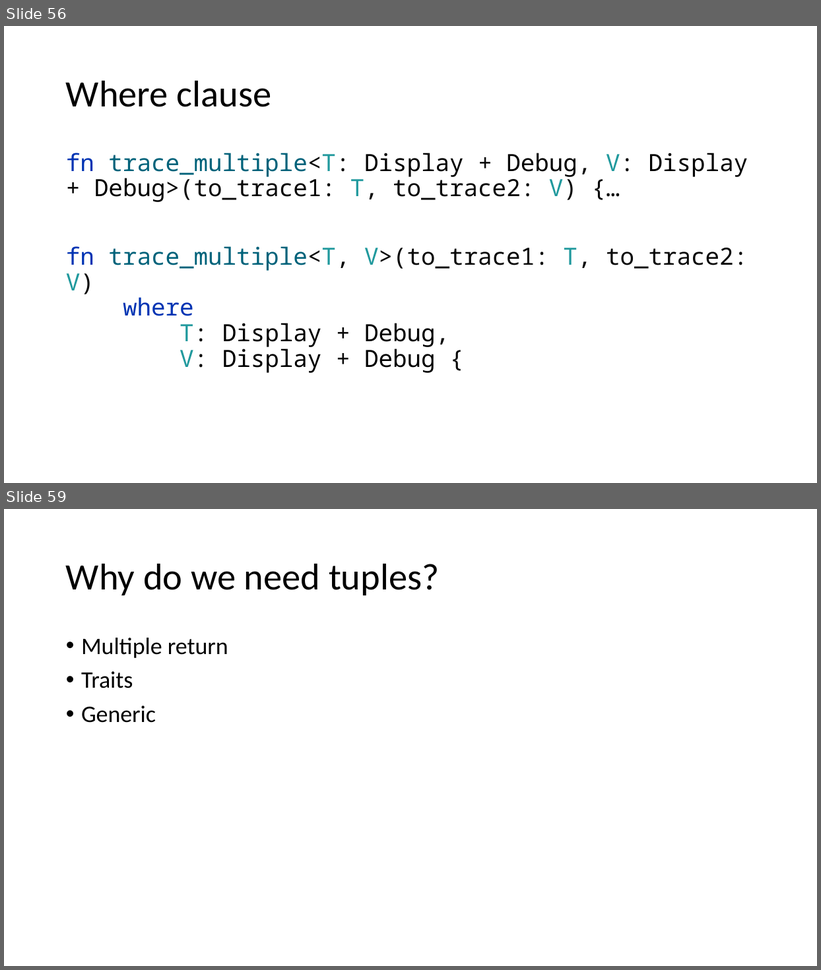
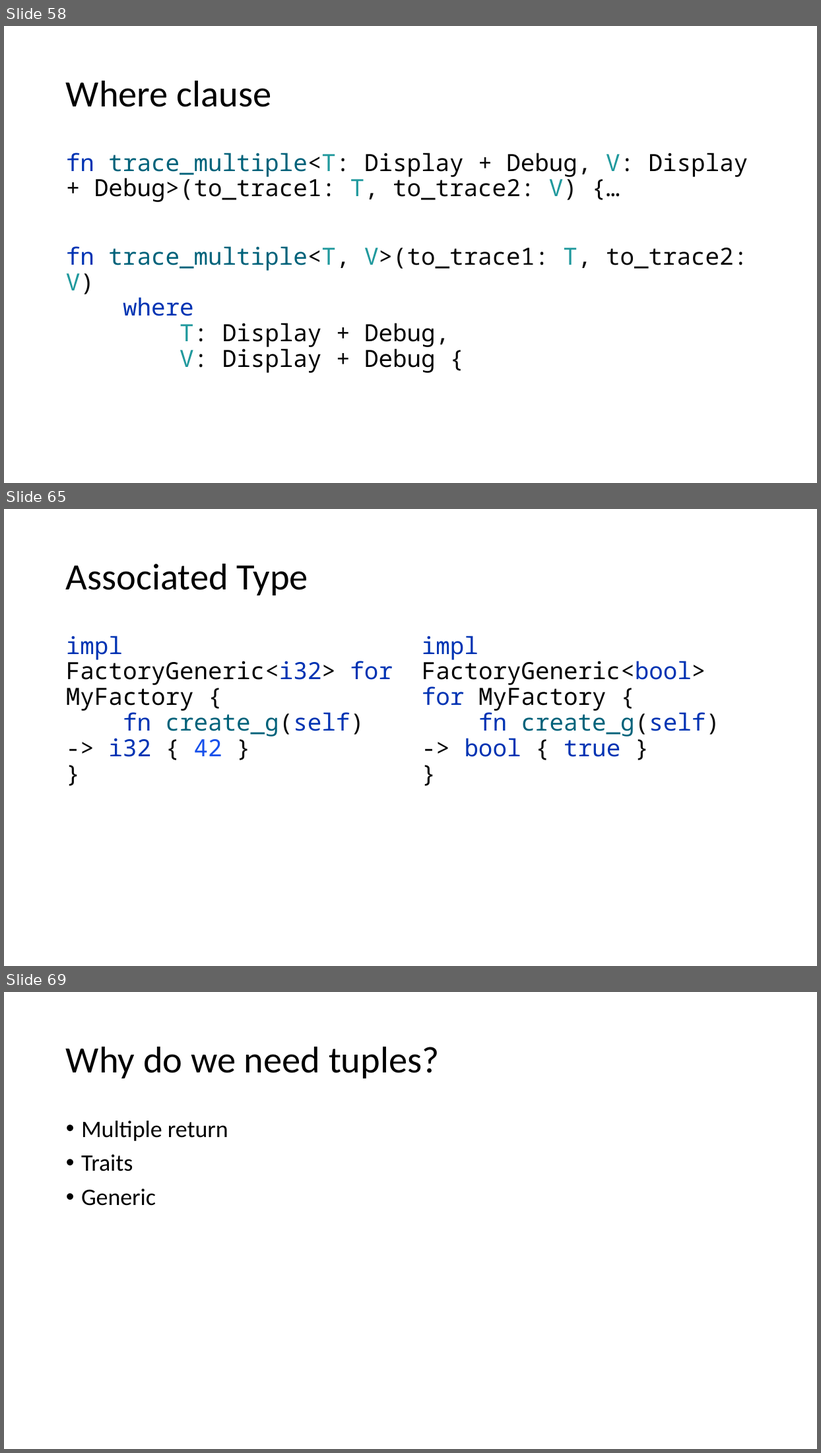
Before and after one commit to kugushev/course-rust-basics, a slide deck: pres/02-BuildingBlocks.pptx. Shown one above the other, each under a label of ours: slides 56 and 59 before the commit, slides 58, 65 and 69 after it; the slides between them are not shown. The pictures are 821x970 and 821x1453 pixels, drawn with LibreOffice and Linux fonts; fonts in the diff are those of the drawing. Boxes give left, top, right and bottom in pixels: in the first picture for what was removed or moved away, otherwise in the second. Text is boxed around its words. In the diff, an @@ line names an element or a change of style, - is before the commit and + after.

```diff
--- a/pres/02-BuildingBlocks.pptx
+++ b/pres/02-BuildingBlocks.pptx
@@ slide 65 added at <box>4,509,817,966</box>, background #FFFFFF @@
@@ rectangle added at <box>4,512,16,537</box>, fill #FFFFFF @@
@@ title added at <box>66,563,308,595</box>, 44 pt, text #000000 @@
+Associated Type
@@ text added at <box>66,636,393,757</box>, 28 pt, text #000000 @@
+impl FactoryGeneric<i32> for MyFactory {
+fn create_g(self) -> i32 { 42 }
+}
@@ text added at <box>422,636,720,757</box>, 28 pt, text #0033B3 @@
+impl FactoryGeneric<bool> for MyFactory {
+fn create_g(self) -> bool { true }
+}
@@ what was slide 56 is now slide 58 @@
@@ what was slide 59 is now slide 69 @@
```
Also in this commit, not shown: 9 slides changed, 11 other slides added, 3 slides removed, 2 other files.
